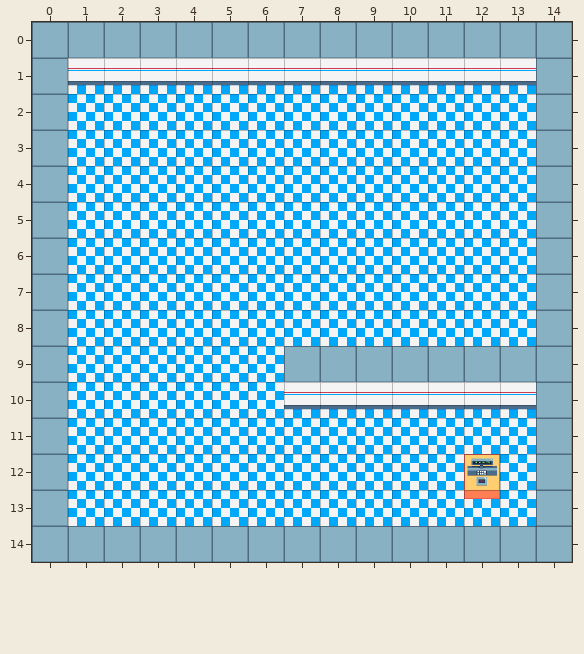
Tiled map, stored at core/assets/mapa.tmx. The picture above was drawn from the file before the commit.
Cells are 64x64 px. Shown: x 0..14, y 0..14.
Now the later version:
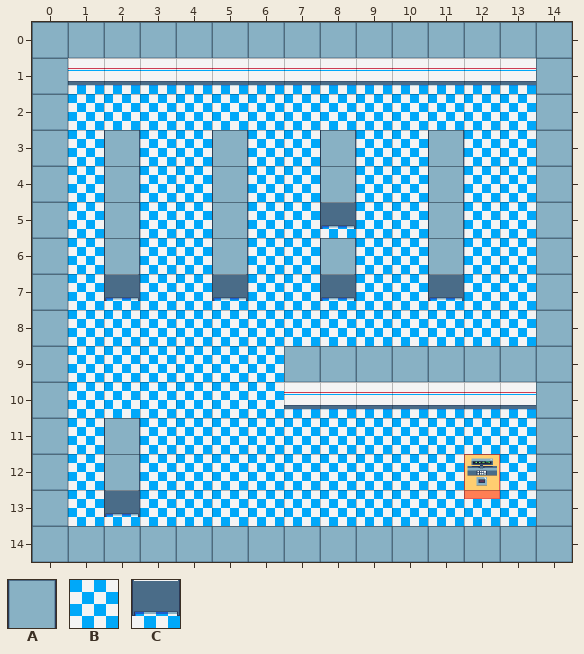
Key: from "tiles": A 1, B 4, C 5.
_ is an empty cell.
Changes in this commit:
Layer "Floor":
Tile B becomes tile A in rows 3 to 4 at x 2, 5, 8 and 11; in row 5 at x 2, 5 and 11; in row 6 at x 2, 5, 8 and 11; in rows 11 to 12 at x 2.
Tile B becomes tile C in row 5 at x 8; in row 7 at x 2, 5, 8 and 11; in row 13 at x 2.
Boxes around the changes in both pictures, in picture pixels (x1, y1, x2, y2):
changed: (104, 130, 140, 301)
changed: (212, 130, 248, 301)
changed: (320, 130, 356, 301)
changed: (428, 130, 464, 301)
changed: (104, 418, 140, 517)
